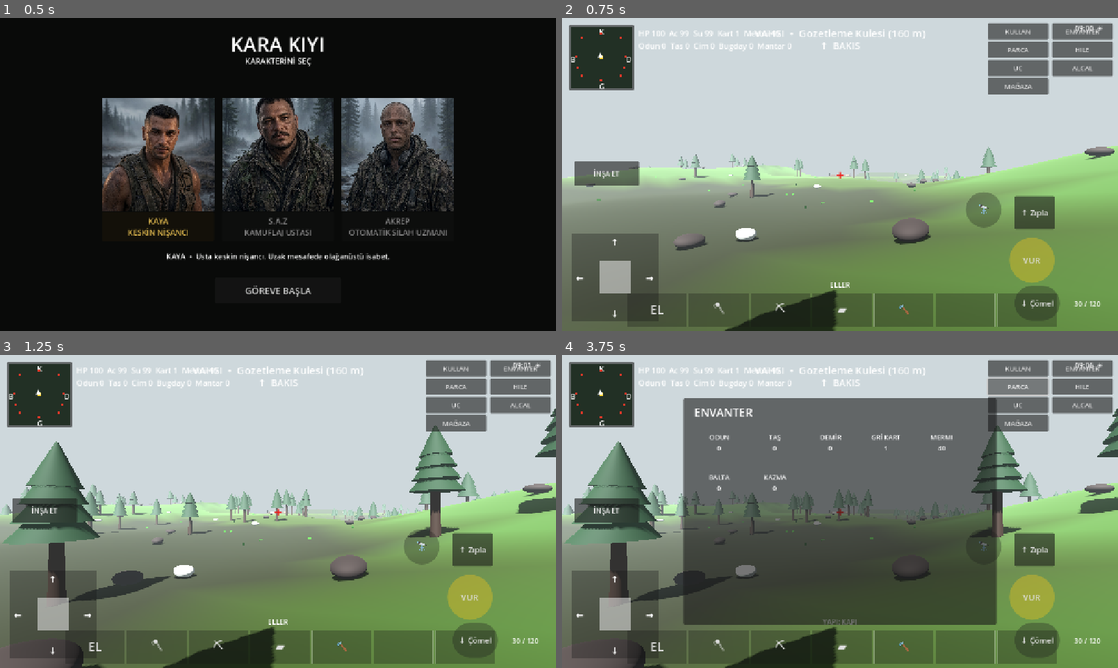
Above: before the commit, frames 1-4 (two rows, left to right).
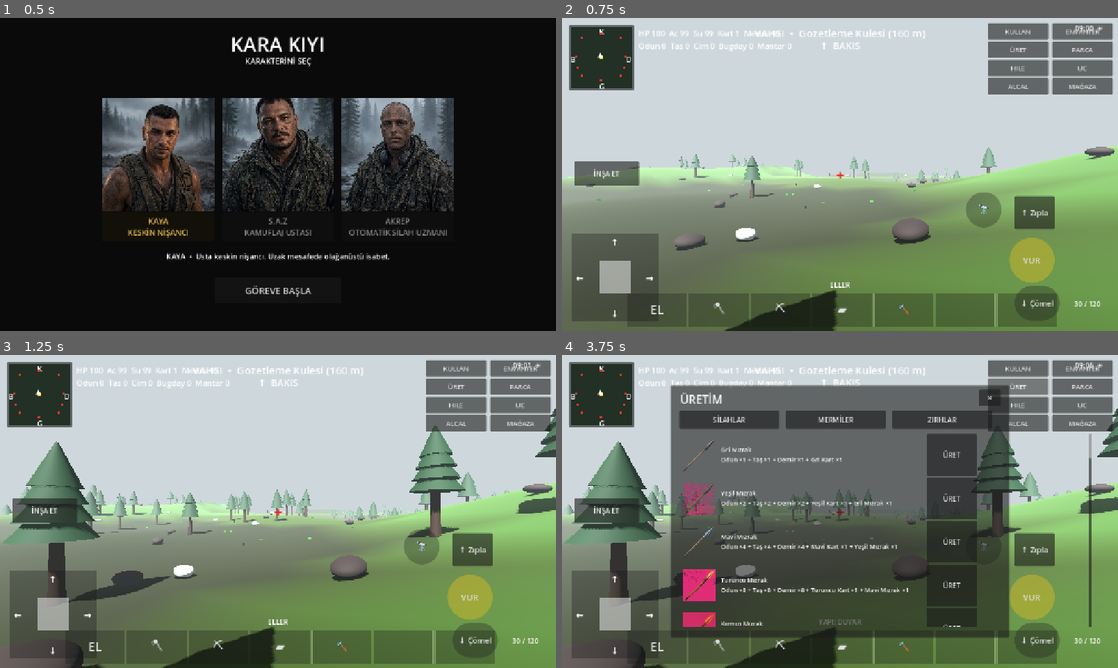
Above: after the commit, the same moments.

Repository: cantrsx-blip/GrayCardWars
Game: Godot game, scene res://scenes/Intro.tscn
Same seed, same stepped clock (60 frames per second), same inputs: the game is played once before the commit and once after it.
Inputs (mouse positions are in pixels of both pictures, inside the frame that each line leads up to):
- Up to frame 1 (0.5 s): no input
- Up to frame 2 (0.75 s): click "GÖREVE BAŞLA" at 0.5 s
- Up to frame 3 (1.25 s): no input
- Up to frame 4 (3.75 s): click "KULLAN" at 1.25 s; click "ENVANTER" at 2 s; click "PARCA" at 2.75 s; click (1017, 386) at 3.5 s, where only the run after the commit has a clickable "ÜRET"

Frame 1 is identical in both runs. In frame 2, 0.7% of the frame differs, in the area x 79-99%, y 9-25%; in frame 3, 0.7%; in frame 4, 20%, in the area x 19-99%, y 9-91%.

Commit message:
Connect crafting HUD and add recipe icons

Diff:
--- a/scripts/main.gd
+++ b/scripts/main.gd
@@ -497,8 +497,7 @@
 	joystick_knob=ColorRect.new(); joystick_knob.position=Vector2(64,64); joystick_knob.size=Vector2(72,72); joystick_knob.color=Color(.92,.92,.92,.55); joystick_base.add_child(joystick_knob)
 	for item in [["↑",Vector2(88,4)],["↓",Vector2(88,168)],["←",Vector2(8,86)],["→",Vector2(168,86)]]:
 		var jl=Label.new(); jl.text=item[0]; jl.position=item[1]; jl.size=Vector2(28,28); jl.add_theme_font_size_override("font_size",22); jl.mouse_filter=Control.MOUSE_FILTER_IGNORE; joystick_base.add_child(jl)
-	# URET, DOLDUR, BOMBA and TNT are intentionally removed from the gameplay HUD.
-	var actions=[["KULLAN",_use_nearest_interior],["ENVANTER",_toggle_inventory],["PARCA",_cycle_build_piece],["HILE",_toggle_cheat_mode],["UC",_toggle_fly_mode],["ALCAL",_fly_down],["MAĞAZA",_open_store]]
+	var actions=[["KULLAN",_use_nearest_interior],["ENVANTER",_toggle_inventory],["ÜRET",_toggle_crafting],["PARCA",_cycle_build_piece],["HILE",_toggle_cheat_mode],["UC",_toggle_fly_mode],["ALCAL",_fly_down],["MAĞAZA",_open_store]]
 	for i in actions.size():
 		var b=Button.new(); b.text=actions[i][0]; b.set_anchors_preset(Control.PRESET_TOP_RIGHT)
 		var col=i%2; var row=int(i/2); b.position=Vector2(-300+col*148,12+row*42); b.size=Vector2(140,38); b.add_theme_font_size_override("font_size",15); b.pressed.connect(actions[i][1]); layer.add_child(b)
@@ -1436,9 +1435,27 @@
 	for c in list.get_children(): c.queue_free()
 	for name in _craft_names(craft_category):
 		for rarity in _rarity_list():
-			var row=HBoxContainer.new(); row.custom_minimum_size=Vector2(700,64)
-			var info=Label.new(); info.text="%s %s\n%s" % [_store_rarity_name(rarity),name,_craft_requirements_text(name,rarity)]; info.custom_minimum_size=Vector2(570,60); info.add_theme_font_size_override("font_size",14); row.add_child(info)
-			var b=Button.new(); b.text="ÜRET"; b.custom_minimum_size=Vector2(115,52); b.pressed.connect(_craft_catalog_item.bind(name,rarity)); row.add_child(b)
+			var row=HBoxContainer.new()
+			row.custom_minimum_size=Vector2(700,96)
+			var icon=TextureRect.new()
+			icon.custom_minimum_size=Vector2(92,82)
+			icon.expand_mode=TextureRect.EXPAND_IGNORE_SIZE
+			icon.stretch_mode=TextureRect.STRETCH_KEEP_ASPECT_CENTERED
+			var icon_path=_craft_icon_path(name,rarity)
+			if not icon_path.is_empty():
+				icon.texture=_load_item_texture(icon_path)
+			row.add_child(icon)
+			var info=Label.new()
+			info.text="%s %s\n%s" % [_store_rarity_name(rarity),name,_craft_requirements_text(name,rarity)]
+			info.custom_minimum_size=Vector2(470,82)
+			info.vertical_alignment=VERTICAL_ALIGNMENT_CENTER
+			info.add_theme_font_size_override("font_size",14)
+			row.add_child(info)
+			var b=Button.new()
+			b.text="ÜRET"
+			b.custom_minimum_size=Vector2(115,60)
+			b.pressed.connect(_craft_catalog_item.bind(name,rarity))
+			row.add_child(b)
 			list.add_child(row)
 
 func _craft_catalog_item(name:String,rarity:String)->void:
@@ -1449,12 +1466,17 @@
 			if _resource_amount(k)<int(req[k]):
 				_flash_message("MALZEME YETERSİZ: "+_craft_material_name(k))
 				return
-		for k in req: _take_resource(k,int(req[k]))
+		for k in req:
+			_take_resource(k,int(req[k]))
 	var key=_craft_key(name,rarity)
 	crafted_inventory[key]=int(crafted_inventory.get(key,0))+1
-	_craft_success_feedback(); _play_sfx("craft")
+	_craft_success_feedback()
+	_play_sfx("craft")
 	_flash_message("%s %s ENVANTERE EKLENDİ" % [_store_rarity_name(rarity),name])
+	if inventory_panel==null:
+		_create_inventory()
 	_refresh_inventory()
+	inventory_panel.visible=true
 	_refresh_crafting()
 
 func _craft(kind:int):
